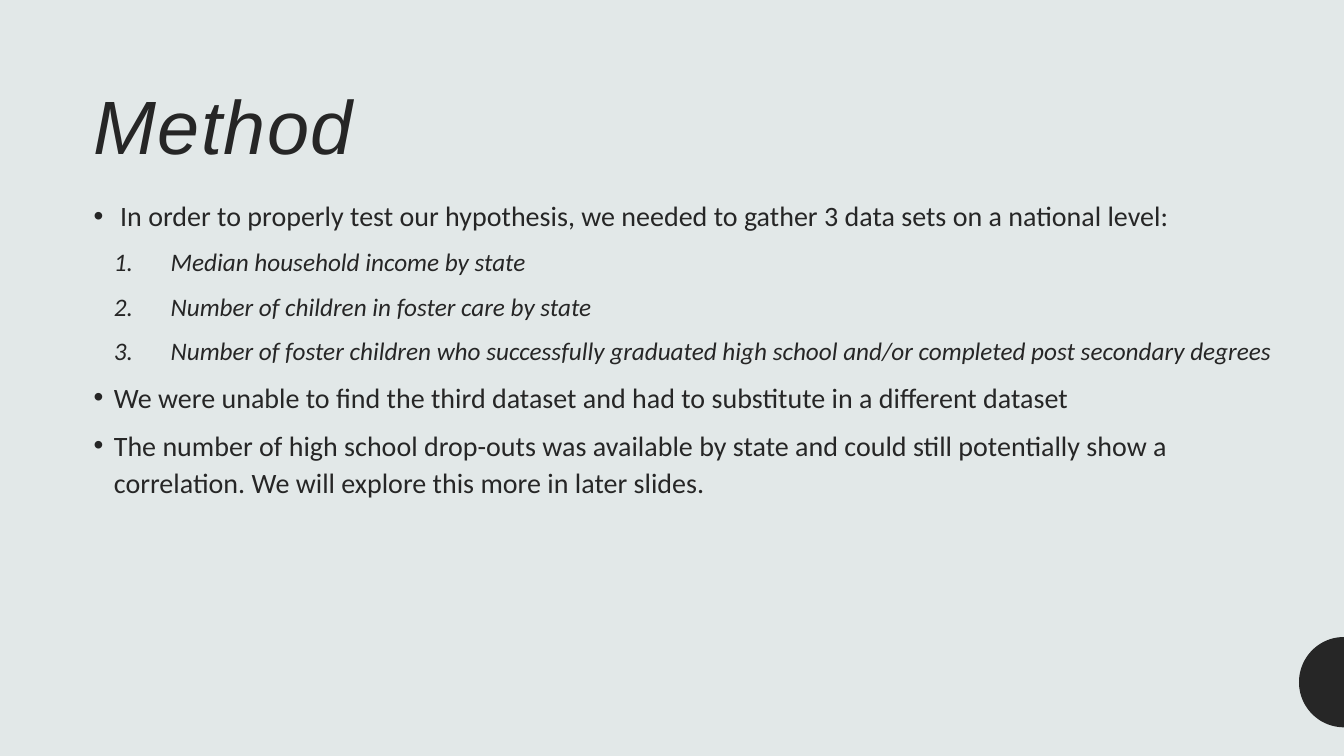
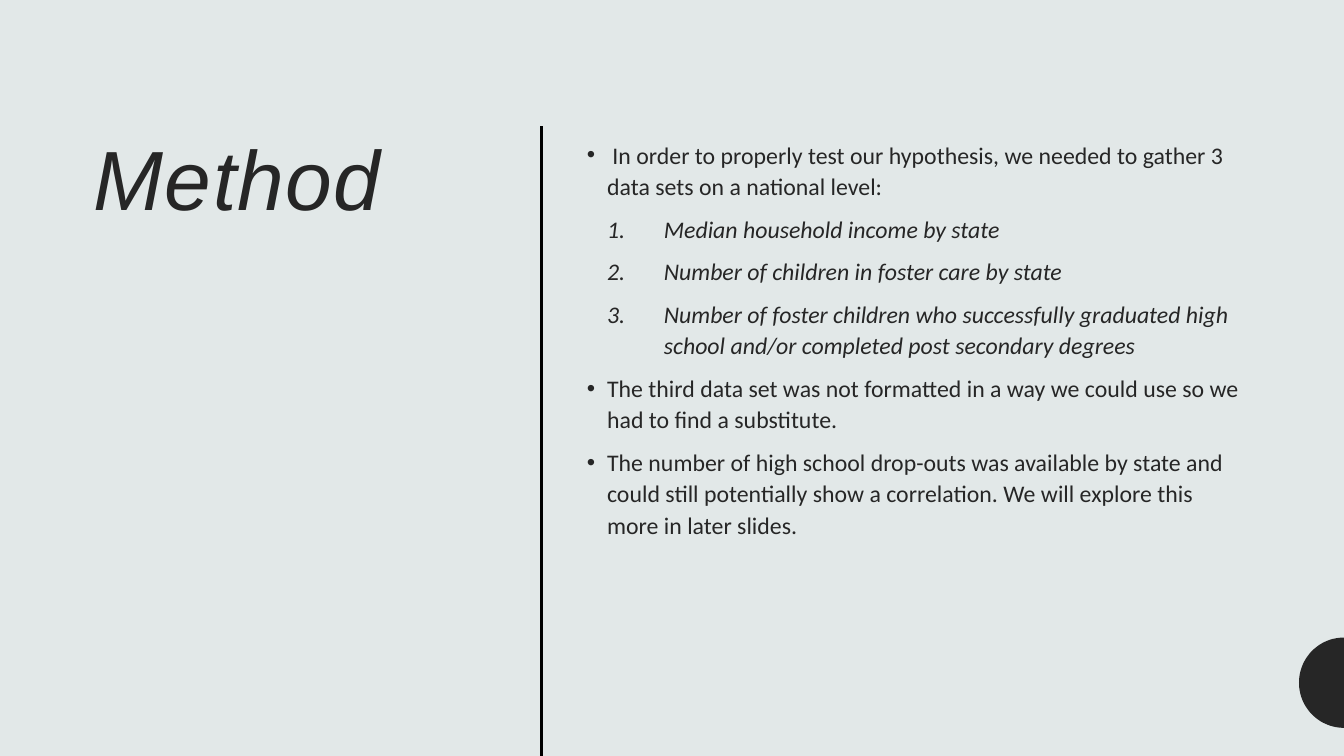
Before and after one commit to lordegraves/exploring_data_in_foster_care, a slide deck: slide 6 of Resources/Project1_Presentation.pptx. Drawn at 1344x756 pixels with LibreOffice and Linux fonts; fonts in the diff are those of the drawing; background and template pictures are left out. Boxes give left, top, right and bottom in pixels: in the first picture for what was removed or moved away, otherwise in the second. Text is boxed around its words. In the diff, an @@ line names an element or a change of style, - is before the commit and + after.

```diff
--- a/Resources/Project1_Presentation.pptx
+++ b/Resources/Project1_Presentation.pptx
@@ rectangle added at (x1=0, y1=0, x2=1344, y2=756), fill #E2E8E8 @@
@@ rectangle added at (x1=0, y1=0, x2=1344, y2=756), fill #E2E8E8 at 60% opacity @@
@@ title "Method" moved from (x1=94, y1=99, x2=353, y2=155) to (x1=94, y1=149, x2=381, y2=211) @@
@@ title "Method" at (x1=94, y1=149, x2=381, y2=211): size 54 to 60 pt @@
@@ line added from (541, 126) to (541, 756), #000000 1.5 pt @@
@@ text "In order to properly test ..." moved from (x1=114, y1=206, x2=1270, y2=498) to (x1=607, y1=147, x2=1239, y2=534) @@
@@ text at (x1=607, y1=147, x2=1228, y2=534): size 20 to 17 pt in "In order to properly test our hypothesis, ...", "The number of high school drop-outs was ..."; size 18 to 17 pt in "Median household income by state", "Number of children in foster care by ...", "Number of foster children who successfully graduated ..." @@
@@ text at (x1=607, y1=380, x2=1239, y2=428): text changed; size 20 to 17 pt @@
-• We were unable to find the third dataset and had to substitute in a different dataset
+• The third data set was not formatted in a way we could use so we had to find a substitute.
```
Also in this commit, not shown: 2 other slides changed, 1 slide added, 1 slide removed.
